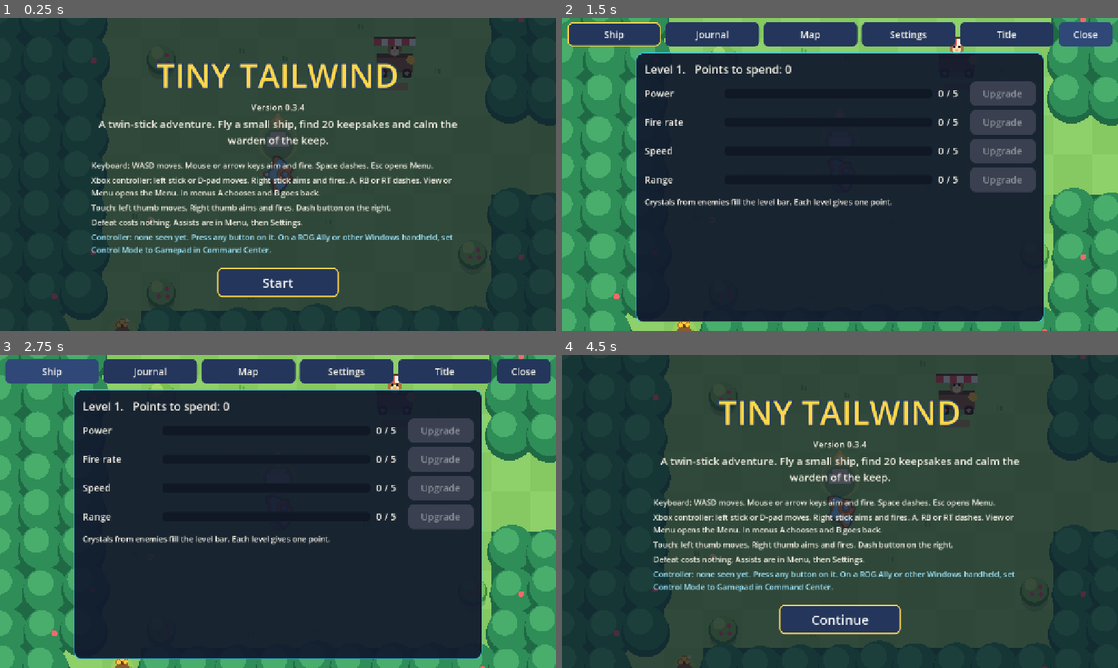
Above: before the commit, frames 1-4 (two rows, left to right).
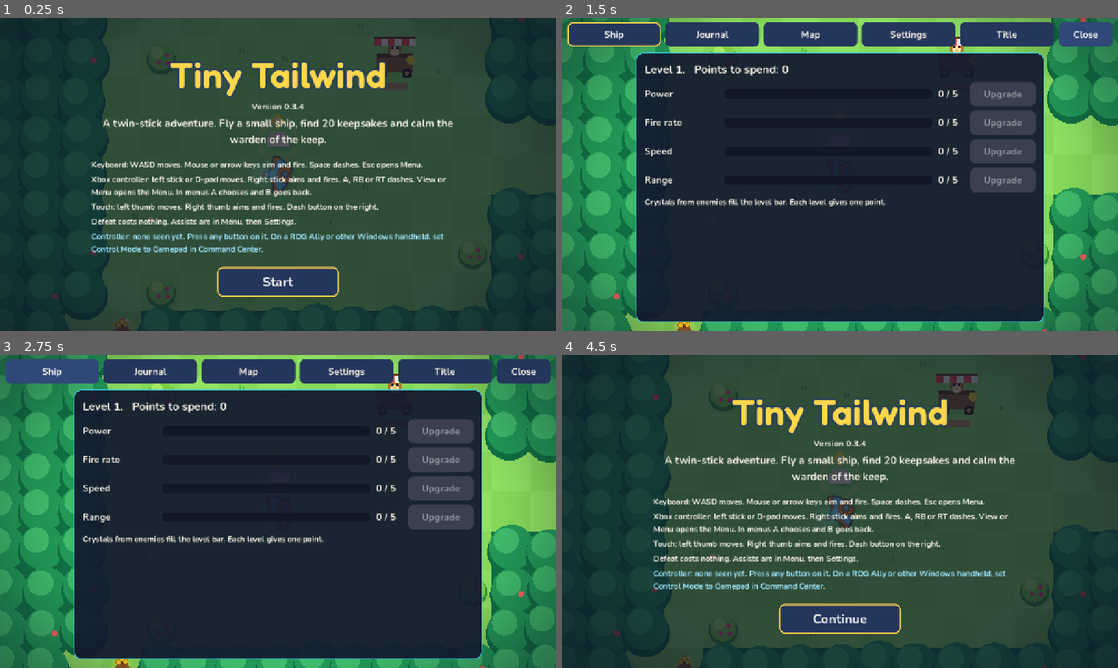
Above: after the commit, the same moments.

Repository: bclark10121-cloud/tiny-tailwind
Game: Godot game, scene res://main.tscn
Two runs of this game, one before a commit and one after it. Both use one fixed random seed, a clock stepped at 60 frames per second and the inputs below.
Inputs:
- Up to frame 1 (0.25 s): no input
- Up to frame 2 (1.5 s): click "Start" at 0.5 s; click "Menu" at 1.25 s
- Up to frame 3 (2.75 s): click "Ship" at 2 s
- Up to frame 4 (4.5 s): click "Journal" at 2.75 s; click "Map" at 3.5 s; click "Title" at 4.25 s

The runs differ from the first frame. In frame 1, 9.5% of the frame differs, in the area x 16-83%, y 13-90%; in frame 2, 6.9%; in frame 3, 6.9%; in frame 4, 9.6%.

Commit message:
Graphics Phase 1 (staged): soft shadows, glow halos, bloom and grade, vignette, hit stop, zoom punch, Nunito and Fredoka
Staged on its own branch while other work on the game may be in progress. Version stays 0.3.4 until it ships.
Tested: quick checks, REACH ok 20/20 and caches 10/10, BOT done, web_test errors [] (the find hint
wait now runs in game time), pad_test errors [], screenshots viewed.

Co-Authored-By: Claude Opus 5.5 <noreply@anthropic.com>
Claude-Session: https://claude.ai/code/session_0117TTYCw6mJg1F1eJZXYvMV

Diff:
--- a/scripts/hud.gd
+++ b/scripts/hud.gd
@@ -115,6 +115,9 @@
 func _make_theme() -> Theme:
 	var th := Theme.new()
 	th.default_font_size = 22
+	th.default_font = load("res://fonts/Nunito-Bold.woff2")   # v0.4 graphics: Nunito for menus and text, Fredoka for headings (SIL OFL 1.1)
+	th.set_type_variation("Heading", "Label")
+	th.set_font("font", "Heading", load("res://fonts/Fredoka-SemiBold.woff2"))
 	var cols: Dictionary = {"normal": Color("24365c"), "hover": Color("2f4878"), "pressed": Color("1a2947"), "focus": Color("2f4878"), "disabled": Color("3a4050")}
 	for k: Variant in cols.keys():
 		var sb := StyleBoxFlat.new()
@@ -296,7 +299,7 @@
 	sc.follow_focus = true
 	sc.add_child(grid)
 	v.add_child(sc)
-	var ids: Array[String] = ["difficulty", "aim_assist", "speed_idx", "invincible", "zoom", "minimap", "markers", "hints", "shake", "rumble", "safe_colors", "stick_size", "touch_left", "touch_fixed", "music", "sfx", "show_fps", "fullscreen", "erase"]
+	var ids: Array[String] = ["difficulty", "aim_assist", "speed_idx", "invincible", "zoom", "minimap", "markers", "hints", "shake", "glow", "rumble", "safe_colors", "stick_size", "touch_left", "touch_fixed", "music", "sfx", "show_fps", "fullscreen", "erase"]
 	for id: String in ids:
 		if id == "fullscreen" and OS.has_feature("mobile"):
 			continue
@@ -321,7 +324,8 @@
 	v.custom_minimum_size = Vector2(860, 0)
 	v.add_theme_constant_override("separation", 8)
 	c.add_child(v)
-	var name_l: Label = _label("TINY TAILWIND", 76)
+	var name_l: Label = _label("Tiny Tailwind", 84)
+	name_l.theme_type_variation = "Heading"   # Fredoka (v0.4 graphics)
 	name_l.horizontal_alignment = HORIZONTAL_ALIGNMENT_CENTER
 	name_l.add_theme_color_override("font_color", Color("ffd84a"))
 	name_l.add_theme_color_override("font_outline_color", Color("1f3b63"))
@@ -534,6 +538,7 @@
 	(set_btns["touch_fixed"] as Button).text = "Stick position: %s" % ("Fixed" if bool(g.save["touch_fixed"]) else "Follows thumb")
 	(set_btns["shake"] as Button).text = "Screen shake: %s" % g.SHAKE_NAMES[int(g.save["shake"])]
 	(set_btns["rumble"] as Button).text = "Rumble: %s" % on.call(bool(g.save["rumble"]))
+	(set_btns["glow"] as Button).text = "Glow and color: %s" % on.call(bool(g.save["glow"]))
 	(set_btns["stick_size"] as Button).text = "Touch sticks: %s" % g.STICK_NAMES[int(g.save["stick_size"])]
 	(set_btns["speed_idx"] as Button).text = "Game speed: %d%%" % g.SPEEDS[int(g.save["speed_idx"])]
 	(set_btns["invincible"] as Button).text = "Invincible: %s" % on.call(bool(g.save["invincible"]))
@@ -558,6 +563,9 @@
 			g.save["stick_size"] = (int(g.save["stick_size"]) + 1) % g.STICK_NAMES.size()
 		"invincible", "sfx", "show_fps", "minimap", "rumble", "markers", "hints", "safe_colors", "touch_fixed":
 			g.save[id] = not bool(g.save[id])
+		"glow":
+			g.save["glow"] = not bool(g.save["glow"])
+			g._apply_look()
 		"zoom":
 			g.save["zoom"] = (int(g.save["zoom"]) + 1) % g.CAM_ZOOMS.size()
 		"touch_left":
--- a/scripts/main.gd
+++ b/scripts/main.gd
@@ -61,7 +61,7 @@
 	"difficulty": 1, "auto_aim": false, "speed_idx": 0, "invincible": false, "music": true, "sfx": true, "show_fps": false,
 	"aim_assist": 1, "minimap": true, "shake": 2, "rumble": true, "stick_size": 1,
 	"coins": 0, "bought": {}, "caches": [],
-	"zoom": 0, "markers": true, "hints": true, "cps": [], "touch_left": false, "touch_fixed": false, "safe_colors": false,
+	"zoom": 0, "markers": true, "hints": true, "glow": true, "cps": [], "touch_left": false, "touch_fixed": false, "safe_colors": false,
 }
 var store: SaveStore
 var bridge: TestBridge
@@ -204,6 +204,7 @@
 	view = WorldView.new()
 	view.g = self
 	add_child(view)
+	_setup_look()
 	var layer := CanvasLayer.new()
 	add_child(layer)
 	hud = Hud.new()
@@ -693,6 +694,7 @@
 	play_music(str(map["music"]))
 	if view != null:
 		view.map_changed()
+	_apply_look()
 
 func go_map(id: String, spawn: Vector2) -> void:
 	pending_map = id
@@ -903,15 +905,20 @@
 	# E5.5: cap the frame step and take up to three smaller steps so a slow device stays in real time
 	var dt: float = minf(delta, 0.1) * float(SPEEDS[int(save["speed_idx"])]) / 100.0
 	var steps: int = clampi(int(ceil(dt / (1.0 / 30.0))), 1, 3)
-	for i: int in steps:
-		_step(dt / float(steps))
+	if stop_t > 0.0:
+		stop_t = maxf(0.0, stop_t - delta)   # hit stop: the world holds still for a few frames on a big hit
+	else:
+		for i: int in steps:
+			_step(dt / float(steps))
 	# the camera leads a little toward where the ship aims and travels, eased so it never jumps
 	var lead: Vector2 = (aim_dir * 48.0 if firing else Vector2.ZERO) + pvel * 0.1
 	cam_look = cam_look.lerp(lead, 1.0 - exp(-delta * 3.0))
 	ship_ang = lerp_angle(ship_ang, aim_dir.angle(), 1.0 - exp(-delta * 22.0))
 	var zoom_want: float = CAM_ZOOM_BOSS if boss != null and active_arena != "" and active_arena == boss.group else CAM_ZOOMS[int(save["zoom"])]
 	zoom_now = lerpf(zoom_now, zoom_want, 1.0 - exp(-delta * 3.0))
-	cam.zoom = Vector2(zoom_now, zoom_now)
+	zoom_kick = maxf(0.0, zoom_kick - delta * 0.3)
+	var zk: float = zoom_now * (1.0 + zoom_kick * SHAKE_K[int(save["shake"])])
+	cam.zoom = Vector2(zk, zk)
 	cam.position = cam.position.lerp(_cam_target(), 1.0 - exp(-delta * 10.0))
 	shake = maxf(0.0, shake - delta * 30.0)
 	var sk: float = shake * SHAKE_K[int(save["shake"])]
@@ -919,6 +926,55 @@
 	view.redraw()
 	hud.queue_redraw()
 	proc_ms = lerpf(proc_ms, float(Time.get_ticks_usec() - t_in) / 1000.0, 0.1)
+
+# ---------- the look (v0.4 graphics, Phase 1): glow, a color grade per area, a vignette, hit stop, zoom punch ----------
+const GRADE: Dictionary = {"meadow": [1.02, 1.06, 1.16], "cave": [0.97, 1.10, 1.06], "keep": [1.0, 1.08, 1.10]}   # brightness, contrast, saturation
+var env: Environment
+var vignette: CanvasLayer
+var stop_t: float = 0.0
+var zoom_kick: float = 0.0
+
+func _setup_look() -> void:
+	env = Environment.new()
+	env.background_mode = Environment.BG_CANVAS
+	env.background_canvas_max_layer = 0     # the world glows, the HUD and the vignette stay sharp
+	env.glow_hdr_threshold = 0.82           # Compatibility has no HDR 2D, so only near-white pixels bloom
+	env.glow_intensity = 0.55
+	env.glow_bloom = 0.0
+	var we := WorldEnvironment.new()
+	we.environment = env
+	add_child(we)
+	vignette = CanvasLayer.new()
+	vignette.layer = 1
+	var cr := ColorRect.new()
+	cr.set_anchors_preset(Control.PRESET_FULL_RECT)
+	cr.mouse_filter = Control.MOUSE_FILTER_IGNORE
+	var sh := Shader.new()
+	sh.code = "shader_type canvas_item;\nvoid fragment() {\n\tvec2 d = (UV - 0.5) * vec2(1.25, 1.0);\n\tfloat v = smoothstep(0.45, 0.85, length(d));\n\tCOLOR = vec4(0.04, 0.03, 0.10, v * 0.42);\n}\n"
+	var mt := ShaderMaterial.new()
+	mt.shader = sh
+	cr.material = mt
+	vignette.add_child(cr)
+	add_child(vignette)
+	_apply_look()
+
+## Settings > Glow and color, and the grade for the area in play.
+func _apply_look() -> void:
+	if env == null:
+		return
+	var on: bool = bool(save.get("glow", true))
+	var gr: Array = GRADE.get(str(map.get("theme", "meadow")) if map != null else "meadow", GRADE["meadow"])
+	env.glow_enabled = on
+	env.adjustment_enabled = on
+	env.adjustment_brightness = gr[0]
+	env.adjustment_contrast = gr[1]
+	env.adjustment_saturation = gr[2]
+	vignette.visible = on
+
+## Holds the world still for a moment on a big hit. Never in a bot run.
+func hitstop(secs: float) -> void:
+	if not bot_mode:
+		stop_t = maxf(stop_t, secs)
 
 func _step(dt: float) -> void:
 	time += dt
@@ -1124,6 +1180,7 @@
 	invuln = [1.5, 1.0, 0.8][difficulty()]
 	hurt_flash = 0.25
 	shake = 9.0
+	hitstop(0.06)
 	sfx("hurt")
 	rumble(0.4, 0.7, 0.2)
 	if bool(save["invincible"]):
@@ -1308,6 +1365,7 @@
 	save["kills"] = int(save["kills"]) + 1
 	sfx("pop", -8.0)
 	shake = maxf(shake, 3.0)
+	hitstop(0.04)
 	for i: int in int(10.0 + e.r * 0.4):
 		spark(e.pos, Vector2.from_angle(rng.randf() * TAU) * rng.randf_range(60.0, 260.0), 0.5, 6.0, e.color.lightened(rng.randf() * 0.4))
 	for i: int in e.xp:
@@ -1342,6 +1400,8 @@
 		if b_kind[i] == 2:
 			b_kind[i] = 0
 	shake = 16.0
+	hitstop(0.16)
+	zoom_kick = 0.06
 	sfx("boss")
 	rumble(0.6, 1.0, 0.5)
 	if float(save["boss_s"]) <= 0.0 or boss_t < float(save["boss_s"]):
@@ -1627,7 +1687,7 @@
 		"alive": alive, "awake": awake, "shots": b_live, "menu": hud.menu_open, "tab": hud.tab, "touch": touch_visible,
 		"dash": has_dash(), "flags": save["flags"], "cp": str(save["cp"]), "arena": active_arena, "kills": int(save["kills"]),
 		"defeats": int(save["defeats"]), "difficulty": int(save["difficulty"]), "focus": hud.focus_text(), "dash_cd": dash_cd …(699 unchanged characters)…
-		"zoom": snappedf(zoom_now, 0.01), "zoom_set": int(save["zoom"]), "cps": sav …(64 unchanged characters)…
+		"zoom": snappedf(zoom_now, 0.01), "glow": bool(save.get("glow", true)), "env_glow": env != null and env.glow_enabled, "vignette": vignette != null and vignette.visible, "stop_t": stop_t, "zoom_kick": zoom_kick, "font": hud.theme.default_font.resource_path if hud.theme.default_font != null else "", "zoom_set": int(save["zoom"]), "cps": sav …(64 unchanged characters)…
 		"travel_btns": hud.travel_count(), "touch_left": bool(save["touch_left"]), "touch_fixed": bool(save["touch_fixed"]), "safe_colors": bool(save["safe_colors"]),
 		"move_o_x": snappedf(hud.move_o.x, 0.1), "touch_move_x": snappedf(touch_move.x, 0.01)}
 
--- a/scripts/world_view.gd
+++ b/scripts/world_view.gd
@@ -40,17 +40,94 @@
 var draw_ms: float = 0.0                        # smoothed time spent in the two per-frame draws, for the test state
 
 func _ready() -> void:
-	font = ThemeDB.fallback_font
+	font = load("res://fonts/Fredoka-SemiBold.woff2")   # labels drawn in the world (v0.4 graphics)
 	texture_filter = CanvasItem.TEXTURE_FILTER_LINEAR_WITH_MIPMAPS   # the ship sprites shrink smoothly (v0.3.1)
 	under = Under.new()
 	under.v = self
 	under.z_index = -2
 	add_child(under)
+	soft_tex = _radial(Color(1, 1, 1, 1), Color(1, 1, 1, 0), 0.0)
+	halo_tex = _radial(Color(1, 1, 1, 0.9), Color(1, 1, 1, 0), 0.15)
+	glow = Glow.new()
+	glow.v = self
+	glow.z_index = 1
+	var add := CanvasItemMaterial.new()
+	add.blend_mode = CanvasItemMaterial.BLEND_MODE_ADD
+	glow.material = add
+	add_child(glow)
 	map_changed()
 
 func redraw() -> void:
 	queue_redraw()
 	under.queue_redraw()
+	glow.queue_redraw()
+
+# ---------- the look (v0.4 graphics, Phase 1) ----------
+# One sun for the whole world: every shadow is a soft oval, pushed a little right and down.
+const SUN := Vector2(0.22, 0.0)
+var soft_tex: Texture2D
+var halo_tex: Texture2D
+var glow: Glow
+
+## A soft round texture: white in the middle, clear at the rim. Tinted when drawn.
+func _radial(inner: Color, outer: Color, hold: float) -> Texture2D:
+	var gr := Gradient.new()
+	gr.set_offset(0, 0.0)
+	gr.set_color(0, inner)
+	gr.set_offset(1, 1.0)
+	gr.set_color(1, outer)
+	if hold > 0.0:
+		gr.add_point(hold, inner)
+	var tx := GradientTexture2D.new()
+	tx.gradient = gr
+	tx.fill = GradientTexture2D.FILL_RADIAL
+	tx.fill_from = Vector2(0.5, 0.5)
+	tx.fill_to = Vector2(1.0, 0.5)
+	tx.width = 64
+	tx.height = 64
+	return tx
+
+## A soft shadow under anything that stands or flies. r is the half width. The oval is flatter than it is wide.
+func _soft(ci: CanvasItem, c: Vector2, r: float, a: float) -> void:
+	var w: float = r * 2.3
+	var h: float = r * 1.25
+	ci.draw_texture_rect(soft_tex, Rect2(c + SUN * r - Vector2(w, h) * 0.5, Vector2(w, h)), false, Color(0.05, 0.04, 0.12, a))
+
+## The glow layer draws added light: a halo behind shots, pickups and the ship's engine (Settings > Glow and color).
+class Glow extends Node2D:
+	var v: Node2D
+	func _draw() -> void:
+		v.call("_glow", self)
+
+func _halo(ci: CanvasItem, c: Vector2, r: float, col: Color) -> void:
+	ci.draw_texture_rect(halo_tex, Rect2(c - Vector2(r, r), Vector2(r, r) * 2.0), false, col)
+
+func _glow(ci: CanvasItem) -> void:
+	if g == null or g.mw == 0 or not bool(g.save.get("glow", true)):
+		return
+	var vr: Rect2 = _view_rect(60.0)
+	var safe: bool = bool(g.save["safe_colors"])
+	for i: int in g.b_hi:
+		var bk: int = g.b_kind[i]
+		if bk == 0 or not vr.has_point(g.b_pos[i]):
+			continue
+		var br: float = g.b_r[i]
+		if bk == 1:
+			_halo(ci, g.b_pos[i], br * 4.2, Color(0.25, 0.7, 1.0, 0.38) if not safe else Color(0.3, 0.5, 1.0, 0.38))
+		else:
+			_halo(ci, g.b_pos[i], br * 4.0, Color(1.0, 0.3, 0.6, 0.42) if not safe else Color(1.0, 0.65, 0.1, 0.42))
+	var t: float = g.time
+	for i: int in g.MAX_PICKS:
+		var kk: int = g.k_kind[i]
+		if kk == 0 or not vr.has_point(g.k_pos[i]):
+			continue
+		var pulse: float = 0.8 + 0.2 * sin(t * 4.0 + float(i))
+		var col: Color = Color(1.0, 0.75, 0.2) if kk == 3 else (Color(0.4, 1.0, 0.75) if kk == 1 else Color(1.0, 0.35, 0.5))
+		col.a = 0.32 * pulse
+		_halo(ci, g.k_pos[i], 24.0, col)
+	if g.phase != g.Phase.DEFEAT:
+		var back: Vector2 = g.ppos - Vector2.from_angle(g.ship_ang) * 20.0
+		_halo(ci, back, 26.0 + 6.0 * minf(1.0, g.pvel.length() / 400.0), Color(0.3, 0.85, 1.0, 0.30))
 
 func map_changed() -> void:
 	theme = str(g.map.get("theme", "meadow"))
@@ -251,7 +328,7 @@
 		if not vr.has_point(p):
 			continue
 		var on: bool = str(g.save["cp"]) == str(cp["id"])
-		ci.draw_circle(p + Vector2(0, 14), 26.0, Color(0, 0, 0, 0.18))
+		_soft(ci, p + Vector2(0, 14), 26.0, 0.30)
 		ci.draw_rect(Rect2(p.x - 18.0, p.y + 2.0, 36.0, 16.0), Color("e9e2d0"))
 		ci.draw_rect(Rect2(p.x - 12.0, p.y - 6.0, 24.0, 10.0), Color("cfc6b0"))
 		var bob: float = sin(t * 3.0) * 4.0
@@ -267,7 +344,7 @@
 			continue
 		var fb: float = sin(t * 2.6 + fp.x) * 5.0
 		var kind: String = str(f["kind"])
-		ci.draw_circle(fp + Vector2(0, 18), 14.0, Color(0, 0, 0, 0.18))
+		_soft(ci, fp + Vector2(0, 18), 14.0, 0.30)
 		var fq: Vector2 = fp + Vector2(0, fb - 4.0)
 		ci.draw_circle(fq, 22.0 + sin(t * 4.0) * 2.0, Color(1, 1, 0.7, 0.22))
 		if kind == "heart":
@@ -379,7 +456,7 @@
 func _prop(ci: CanvasItem, c: Vector2, pr: Dictionary, t: float) -> void:
 	var kind: String = str(pr["k"])
 	var hurt: float = 0.0 if float(pr["max"]) <= 0.0 else 1.0 - float(pr["hp"]) / float(pr["max"])
-	ci.draw_circle(c + Vector2(0, 14), 22.0, Color(0, 0, 0, 0.16))
+	_soft(ci, c + Vector2(0, 14), 22.0, 0.28)
 	match kind:
 		"bush":
 			ci.draw_circle(c + Vector2(0, 4), 24.0, Color("3f8a3a"))
@@ -426,7 +503,7 @@
 			ci.draw_rect(Rect2(c.x - 22.0, c.y + 40.0, 44.0, 14.0), Color(0.75, 0.35, 0.3, 0.55))
 
 func _cache(ci: CanvasItem, p: Vector2, t: float) -> void:
-	ci.draw_circle(p + Vector2(0, 10), 16.0, Color(0, 0, 0, 0.18))
+	_soft(ci, p + Vector2(0, 10), 16.0, 0.30)
 	ci.draw_circle(p, 20.0 + sin(t * 4.0) * 2.0, Color(1.0, 0.85, 0.3, 0.2))
 	ci.draw_colored_polygon(PackedVector2Array([p + Vector2(-13, 10), p + Vector2(13, 10), p + Vector2(9, -6), p + Vector2(-9, -6)]), Color("8a5a34"))
 	ci.draw_rect(Rect2(p.x - 6.0, p.y - 11.0, 12.0, 6.0), Color("5e3a20"))
@@ -447,7 +524,7 @@
 	var look: Vector2 = (g.ppos - p).normalized()
 	var col: Color = Color.WHITE if e.flash > 0.0 else e.color
 	var dark: Color = e.color.darkened(0.5)
-	draw_circle(p + Vector2(0, e.r * 0.7), e.r * 0.9, Color(0, 0, 0, 0.18))
+	_soft(self, p + Vector2(0, e.r * 0.7), e.r * 0.95, 0.32)
 	match e.kind:
 		"drifter":
 			var wob: float = sin(t * 4.0 + e.seed) * 2.0
@@ -539,7 +616,7 @@
 	ship_last_t = t
 	if g.invuln > 0.0 and g.dash_t <= 0.0 and int(t * 20.0) % 2 == 0:
 		return
-	draw_circle(p + Vector2(0, 16), 15.0, Color(0, 0, 0, 0.2))
+	_soft(self, p + Vector2(0, 22), 17.0, 0.34)
 	if g.hint_t > 0.0:      # find hint (v0.3.4): a soft gold ring grows out from the ship
 		var hk: float = 1.0 - g.hint_t
 		draw_arc(p, 30.0 + hk * 70.0, 0.0, TAU, 40, Color(1.0, 0.88, 0.35, g.hint_t * 0.8), 3.0)
Binary file added: fonts/Fredoka-SemiBold.woff2
Not shown, added: fonts/Fredoka-SemiBold.woff2.import
Binary file added: fonts/Nunito-Bold.woff2
Not shown, added: fonts/Nunito-Bold.woff2.import
Not shown, added: fonts/OFL-Fredoka.txt
Not shown, added: fonts/OFL-Nunito.txt
Not shown, changed: BACKLOG.md
Not shown, changed: CREDITS.md
